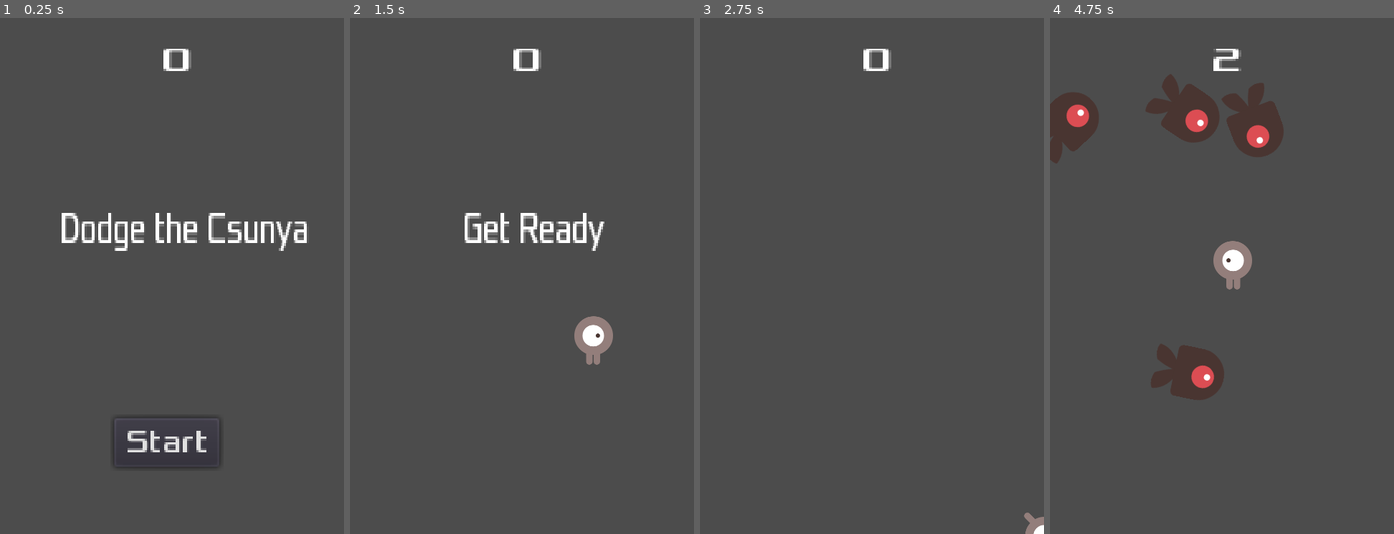
Above: before the commit, frames 1-4 (left to right).
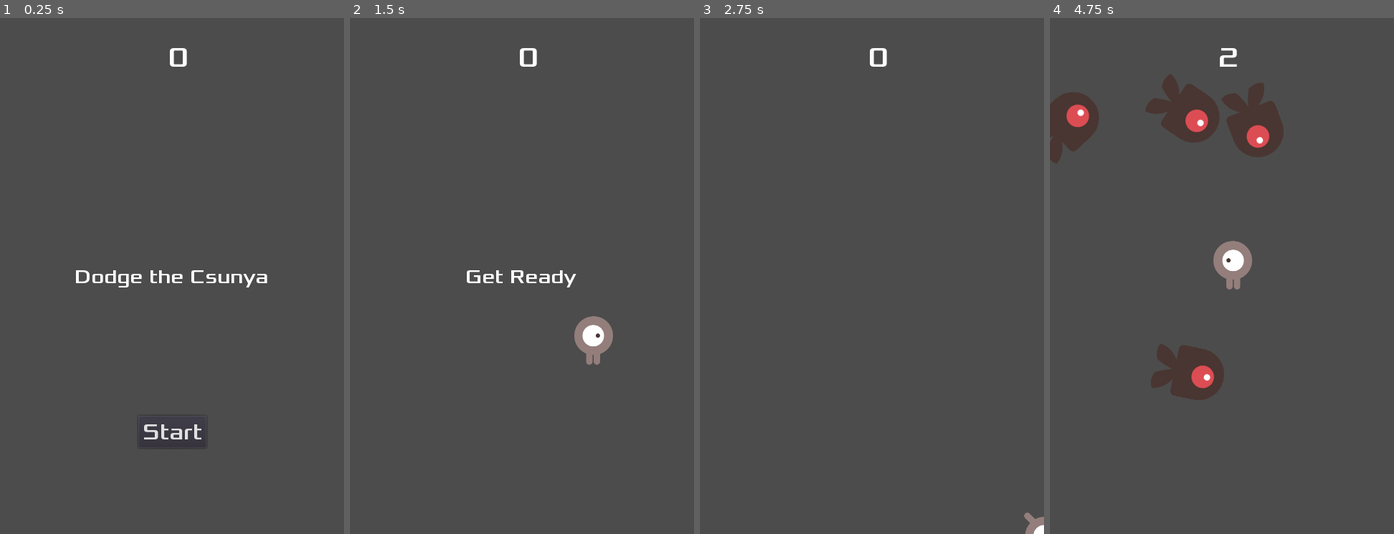
Above: after the commit, the same moments.

Repository: DorinaFerencsik/godot-games
Game: Godot game, scene res://Main.tscn
The game is run twice, just before and just after one commit, with the same random seed, the same clock (stepped at 60 frames per second) and the same inputs.
Inputs:
- Up to frame 1 (0.25 s): no input
- Up to frame 2 (1.5 s): click "Start" at 0.5 s; tap Enter at 1.25 s; hold Right (ui_right) from 1.28 s (still down)
- Up to frame 3 (2.75 s): release Right (ui_right) at 2.03 s; hold Down (ui_down) from 2.03 s (still down)
- Up to frame 4 (4.75 s): release Down (ui_down) at 2.78 s; hold Right (ui_right) 2.78-3.53 s; hold Up (ui_up) 3.53-4.28 s; hold Left (ui_left) from 4.28 s (still down)

The runs differ from the first frame. In frame 1, 3.5% of the frame differs, in the area x 17-90%, y 5-88%; in frame 2, 1.8%; in frame 3, 0.2%; in frame 4, 0.2%.

Commit message:
2D Dodge - HUD design fixes, game over signal, WASD controll fix, gitignore

Diff:
--- a/2D Dodge/HUD.tscn
+++ b/2D Dodge/HUD.tscn
@@ -4,12 +4,15 @@
 [ext_resource path="res://HUD.gd" type="Script" id=2]
 
 [sub_resource type="DynamicFont" id=1]
+size = 40
 font_data = ExtResource( 1 )
 
 [sub_resource type="DynamicFont" id=2]
+size = 28
 font_data = ExtResource( 1 )
 
 [sub_resource type="DynamicFont" id=3]
+size = 32
 font_data = ExtResource( 1 )
 
 [node name="HUD" type="CanvasLayer"]
@@ -18,11 +21,10 @@
 [node name="ScoreLabel" type="Label" parent="."]
 anchor_left = 0.5
 anchor_right = 0.5
-margin_left = -70.6094
-margin_top = 30.7272
-margin_right = -30.6094
-margin_bottom = 50.7272
-rect_scale = Vector2( 3.93047, 2.88691 )
+margin_left = -5.49998
+margin_top = 30.1992
+margin_right = 5.50002
+margin_bottom = 50.1992
 custom_fonts/font = SubResource( 1 )
 text = "0"
 align = 1
@@ -35,26 +37,27 @@
 anchor_top = 0.5
 anchor_right = 0.5
 anchor_bottom = 0.5
-margin_left = -155.966
-margin_top = -103.203
-margin_right = -4.96606
-margin_bottom = -83.2026
-rect_scale = Vector2( 2.29576, 3.7923 )
+margin_left = -151.199
+margin_top = -17.5
+margin_right = 148.801
+margin_bottom = 17.5
 custom_fonts/font = SubResource( 2 )
 text = "Dodge the Csunya"
 align = 1
+clip_text = true
 __meta__ = {
 "_edit_use_anchors_": false
 }
 
 [node name="StartButton" type="Button" parent="."]
+anchor_left = 0.5
 anchor_top = 1.0
+anchor_right = 0.5
 anchor_bottom = 1.0
-margin_left = 159.483
-margin_top = -161.501
-margin_right = 214.483
-margin_bottom = -135.501
-rect_scale = Vector2( 2.68, 2.64 )
+margin_left = -47.5
+margin_top = -165.0
+margin_right = 47.5
+margin_bottom = -120.0
 custom_fonts/font = SubResource( 3 )
 text = "Start"
 __meta__ = {
@@ -62,5 +65,7 @@
 }
 
 [node name="MessageTimer" type="Timer" parent="."]
+wait_time = 2.0
+one_shot = true
 [connection signal="pressed" from="StartButton" to="." method="_on_StartButton_pressed"]
 [connection signal="timeout" from="MessageTimer" to="." method="_on_MessageTimer_timeout"]
--- a/2D Dodge/Main.tscn
+++ b/2D Dodge/Main.tscn
@@ -33,9 +33,10 @@
 
 [node name="MobSpawnLocation" type="PathFollow2D" parent="MobPath"]
 position = Vector2( -1.45526, -4.57254 )
-rotation = 0.00377364
+rotation = 0.003774
 
 [node name="HUD" parent="." instance=ExtResource( 4 )]
+[connection signal="hit" from="Player" to="." method="game_over"]
 [connection signal="timeout" from="MobTimer" to="." method="_on_MobTimer_timeout"]
 [connection signal="timeout" from="ScoreTimer" to="." method="_on_ScoreTimer_timeout"]
 [connection signal="timeout" from="StartTimer" to="." method="_on_StartTimer_timeout"]
--- a/2D Dodge/project.godot
+++ b/2D Dodge/project.godot
@@ -40,6 +40,20 @@
 , Object(InputEventKey,"resource_local_to_scene":false,"resource_name":"","device":0,"alt":false,"shift":false,"control":false,"meta":false,"command":false,"pressed":false,"scancode":68,"unicode":0,"echo":false,"script":null)
  ]
 }
+ui_up={
+"deadzone": 0.5,
+"events": [ Object(InputEventKey,"resource_local_to_scene":false,"resource_name":"","device":0,"alt":false,"shift":false,"control":false,"meta":false,"command":false,"pressed":false,"scancode":16777232,"unicode":0,"echo":false,"script":null)
+, Object(InputEventJoypadButton,"resource_local_to_scene":false,"resource_name":"","device":0,"button_index":12,"pressure":0.0,"pressed":false,"script":null)
+, Object(InputEventKey,"resource_local_to_scene":false,"resource_name":"","device":0,"alt":false,"shift":false,"control":false,"meta":false,"command":false,"pressed":false,"scancode":87,"unicode":0,"echo":false,"script":null)
+ ]
+}
+ui_down={
+"deadzone": 0.5,
+"events": [ Object(InputEventKey,"resource_local_to_scene":false,"resource_name":"","device":0,"alt":false,"shift":false,"control":false,"meta":false,"command":false,"pressed":false,"scancode":16777234,"unicode":0,"echo":false,"script":null)
+, Object(InputEventJoypadButton,"resource_local_to_scene":false,"resource_name":"","device":0,"button_index":13,"pressure":0.0,"pressed":false,"script":null)
+, Object(InputEventKey,"resource_local_to_scene":false,"resource_name":"","device":0,"alt":false,"shift":false,"control":false,"meta":false,"command":false,"pressed":false,"scancode":83,"unicode":0,"echo":false,"script":null)
+ ]
+}
 
 [rendering]
 
Not shown, added: .gitignore
